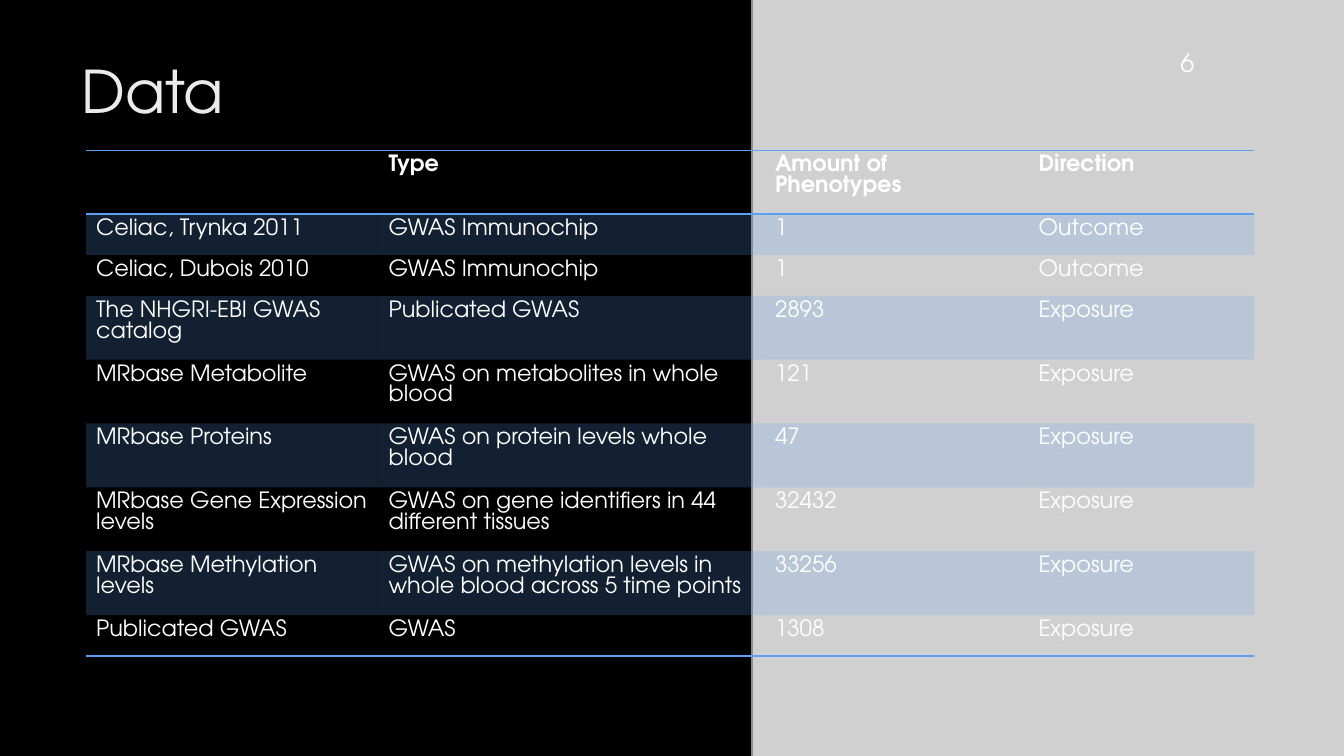
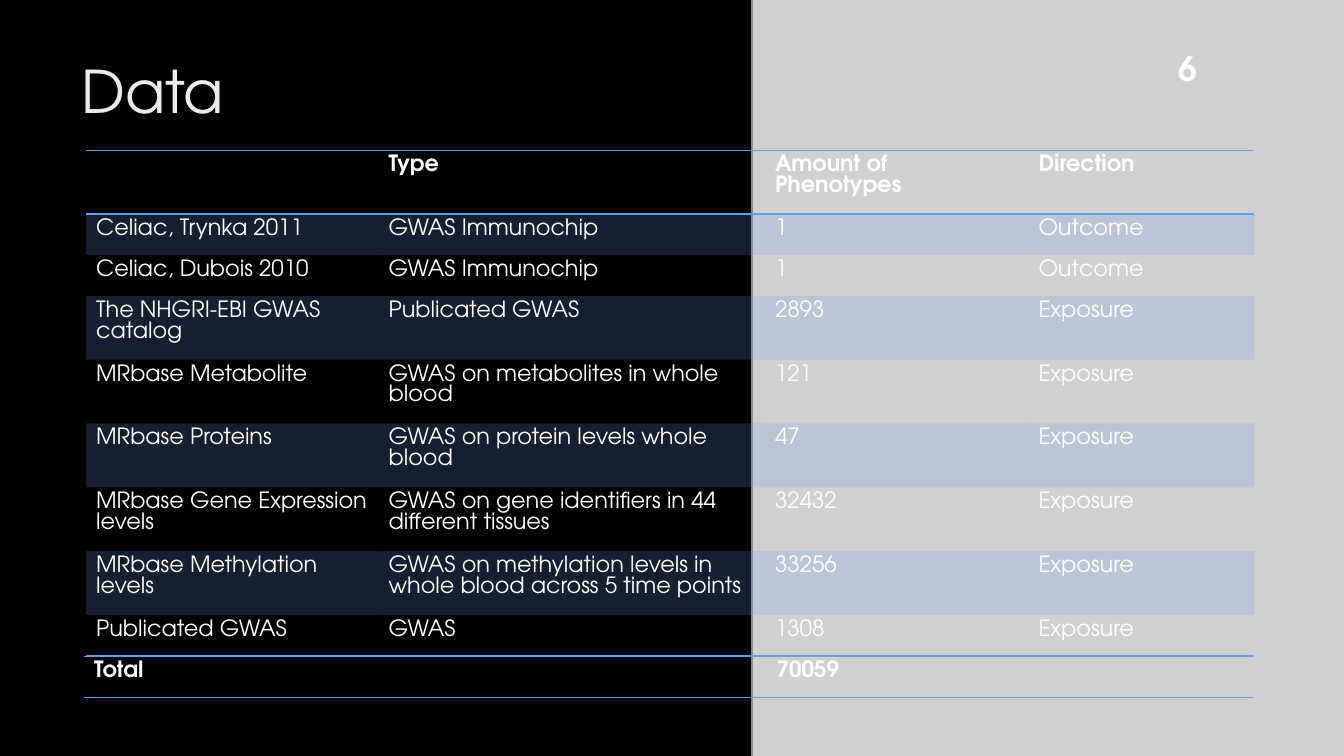
Before and after one commit to matthijsknigge/mendelianrandomization, a slide deck: slide 6 of internship/CeliacDiseaseTriggers.pptx. Drawn at 1344x756 pixels with LibreOffice and Linux fonts; fonts in the diff are those of the drawing; grey boxes stand for pictures; background and template pictures are left out. Boxes give left, top, right and bottom in pixels: in the first picture for what was removed or moved away, otherwise in the second. Text is boxed around its words. In the diff, an @@ line names an element or a change of style, - is before the commit and + after.

```diff
--- a/internship/CeliacDiseaseTriggers.pptx
+++ b/internship/CeliacDiseaseTriggers.pptx
@@ text "6" at (x1=1178, y1=57, x2=1197, y2=81): size 18 to 24 pt, bold on @@
@@ table added at (x1=84, y1=656, x2=1253, y2=698), 1 rows, 2 columns @@
+Total | 70059
```
Also in this commit, not shown: 9 other slides changed, 2 slides added, 4 other files.
